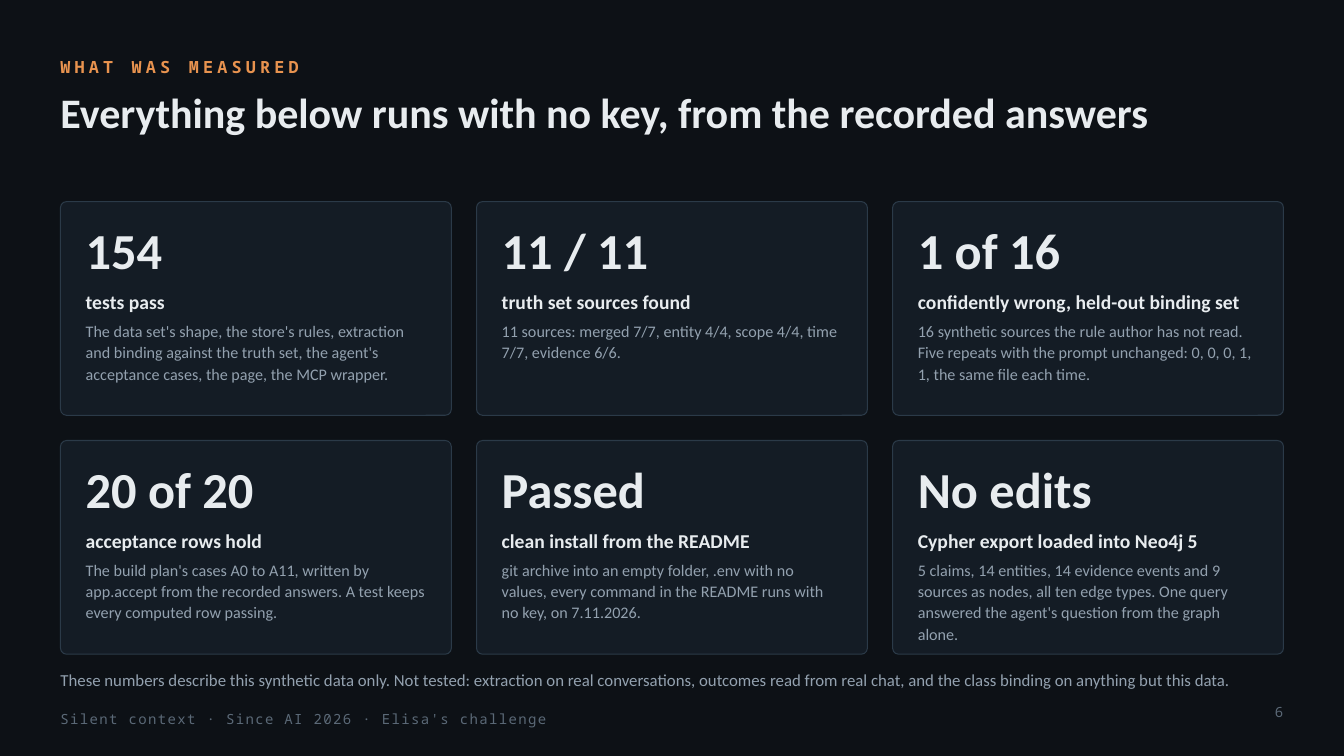
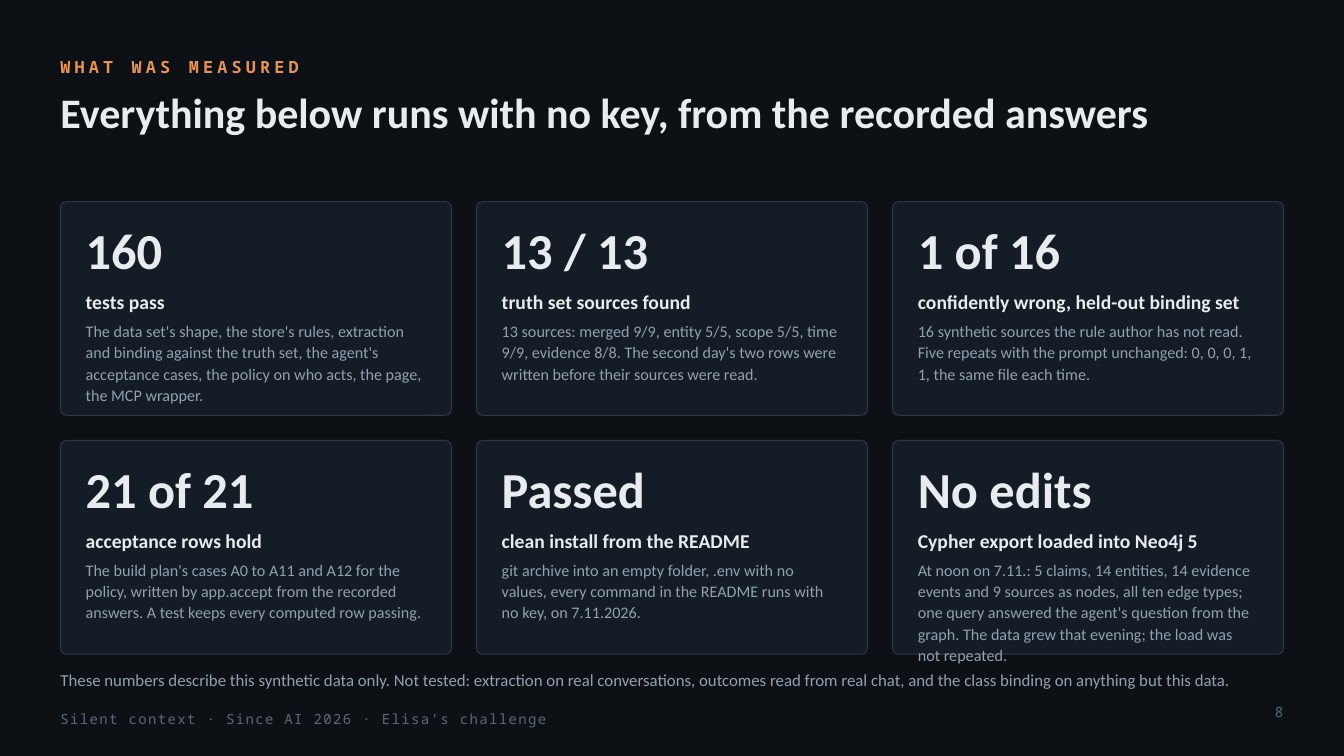
Before and after one commit to pkorrrhonen-cmd/silent-context, a slide deck: slide 8 of docs/slides/silent-context.pptx (slide 6 before the commit). Drawn at 1344x756 pixels with LibreOffice and Linux fonts; fonts in the diff are those of the drawing. Boxes give left, top, right and bottom in pixels: in the first picture for what was removed or moved away, otherwise in the second. Text is boxed around its words. In the diff, an @@ line names an element or a change of style, - is before the commit and + after.

```diff
--- a/docs/slides/silent-context.pptx
+++ b/docs/slides/silent-context.pptx
@@ text at [86, 234, 163, 270]: text changed @@
-154
+160
@@ text at [502, 236, 648, 270]: text changed @@
-11 / 11
+13 / 13
@@ text at [86, 326, 422, 404]: text changed @@
-The data set's shape, the store's rules, extraction and binding against the truth set, the agent's acceptance cases, the page, the MCP wrapper.
+The data set's shape, the store's rules, extraction and binding against the truth set, the agent's acceptance cases, the policy on who acts, the page, the MCP wrapper.
@@ text at [502, 326, 837, 380]: text changed @@
-11 sources: merged 7/7, entity 4/4, scope 4/4, time 7/7, evidence 6/6.
+13 sources: merged 9/9, entity 5/5, scope 5/5, time 9/9, evidence 8/8. The second day's two rows were written before their sources were read.
@@ text at [86, 473, 253, 509]: text changed @@
-20 of 20
+21 of 21
@@ text at [86, 565, 421, 621]: text changed @@
-The build plan's cases A0 to A11, written by app.accept from the recorded answers. A test keeps every computed row passing.
+The build plan's cases A0 to A11 and A12 for the policy, written by app.accept from the recorded answers. A test keeps every computed row passing.
@@ text at [918, 565, 1250, 643]: text changed @@
-5 claims, 14 entities, 14 evidence events and 9 sources as nodes, all ten edge types. One query answered the agent's question from the graph alone.
+At noon on 7.11.: 5 claims, 14 entities, 14 evidence events and 9 sources as nodes, all ten edge types; one query answered the agent's question from the graph. The data grew that evening; the load was not repeated.
```
Also in this commit, not shown: 5 other slides changed, 2 slides added, 32 other files.
